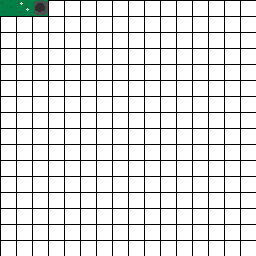
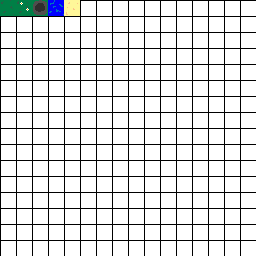
The second (256, 256) image is a revision of the first. Changes to its layers:
painted on "Layer 2" over [48, 0, 80, 16]
